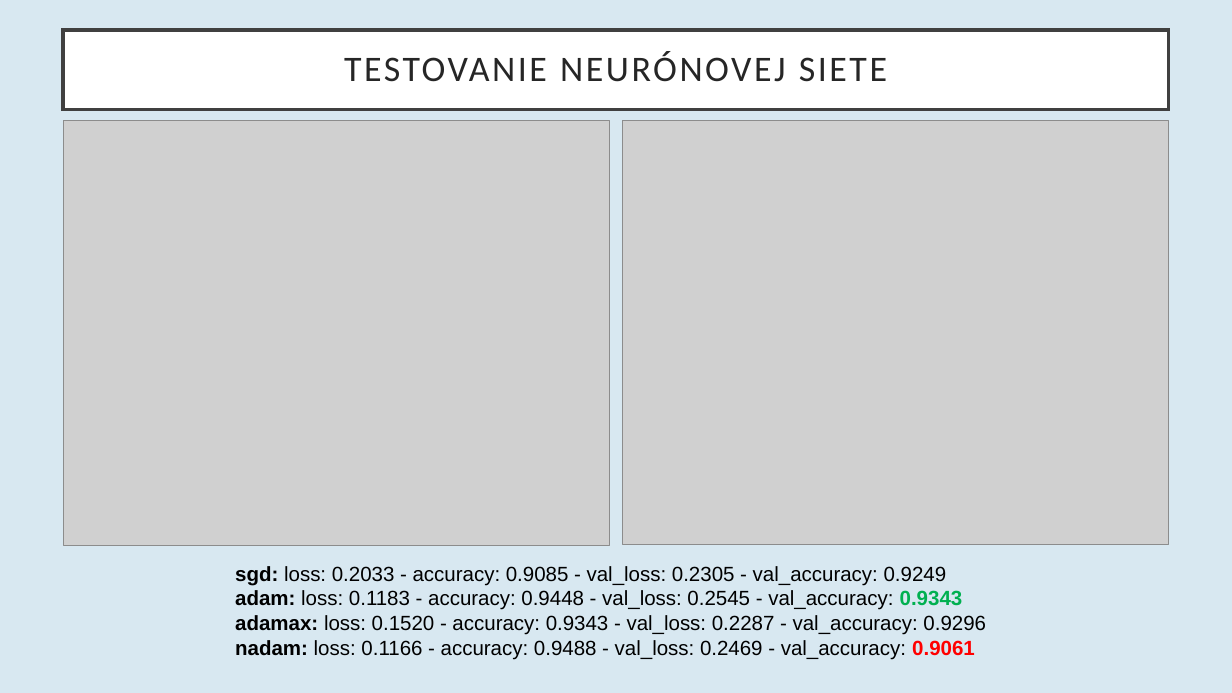
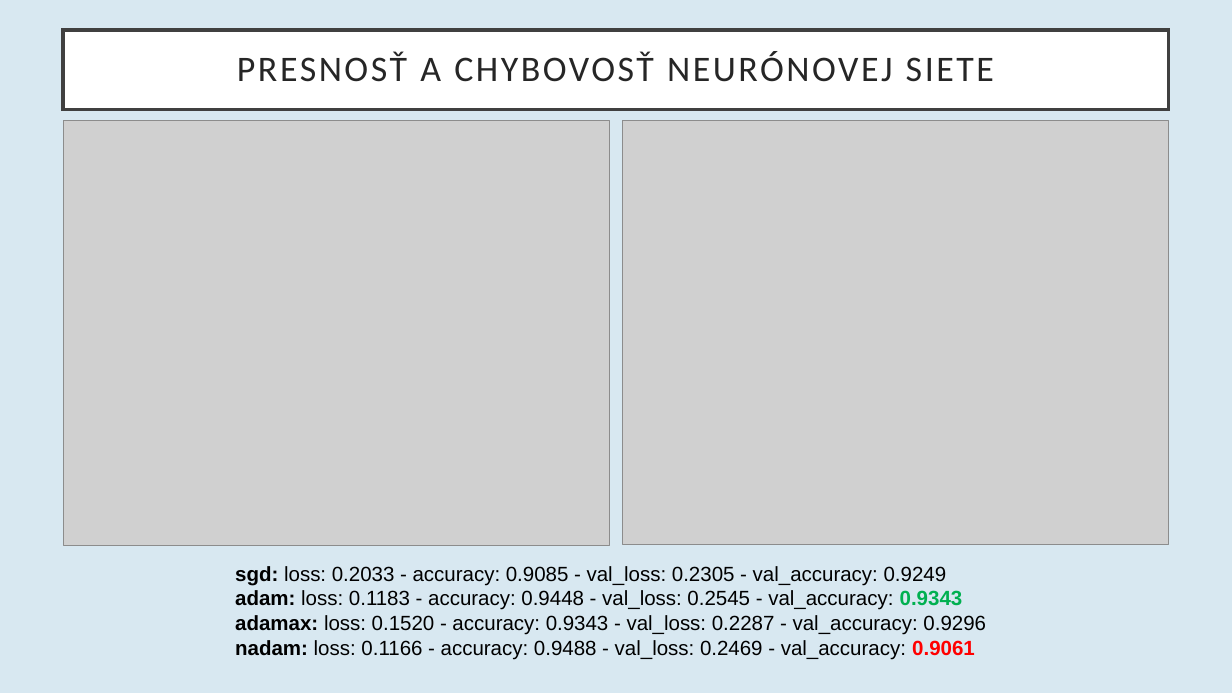
Before and after one commit to georgeob/Drzik_NS2021, a slide deck: slide 9 of Klasifikácia zdravia ľudského plodu na základe údajov CTG.pptx. Drawn at 1232x693 pixels with LibreOffice and Linux fonts; fonts in the diff are those of the drawing; grey boxes stand for pictures. Boxes give left, top, right and bottom in pixels: in the first picture for what was removed or moved away, otherwise in the second. Text is boxed around its words. In the diff, an @@ line names an element or a change of style, - is before the commit and + after.

```diff
--- a/Klasifikácia zdravia ľudského plodu na základe údajov CTG.pptx
+++ b/Klasifikácia zdravia ľudského plodu na základe údajov CTG.pptx
@@ title at box(237, 51, 994, 82): text changed @@
-TESTOVANIE NEURÓNOVEJ SIETE
+PRESNOSŤ A CHYBOVOSŤ NEURÓNOVEJ SIETE
```
Also in this commit, not shown: 4 other slides changed, 1 slide added.
